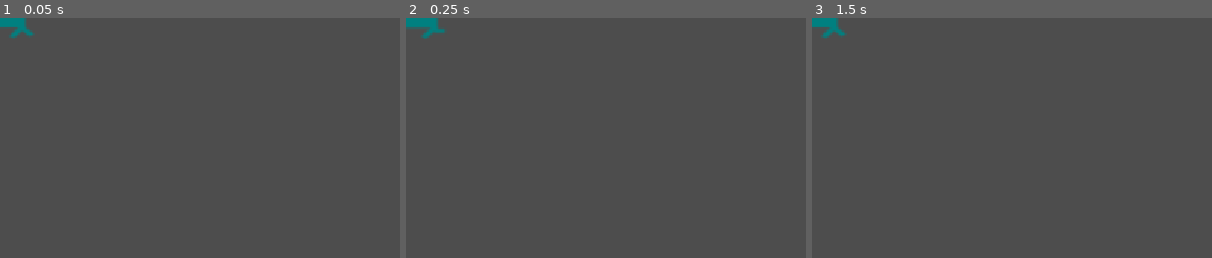
Above: before the commit, frames 1-3 (left to right).
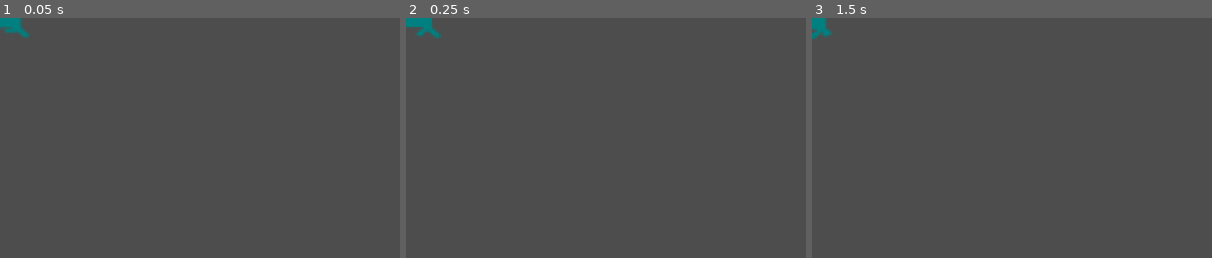
Above: after the commit, the same moments.

Repository: juxxon23/alien_arena_re
Game: Godot game, scene res://scenes/drone.tscn
The game is run twice, just before and just after one commit, with the same random seed, the same clock (stepped at 60 frames per second) and the same inputs. This scene is started directly instead of the project's main scene.
Inputs:
- Up to frame 1 (0.05 s): no input
- Up to frame 2 (0.25 s): no input
- Up to frame 3 (1.5 s): tap Enter (ui_accept) at 0.5, 0.77 s; hold Right (ui_right) 0.53-1.28 s; tap X (flush) at 0.6 s; tap Z (place) at 0.8, 1.35 s; hold Down (ui_down) from 1.28 s (still down)
The pictures show only the part of the screen within x 0-50%, y 0-50%; the shares and areas given below are measured in that part.

The runs differ from the first frame. In frame 1, 0.3% of the frame differs, in the area x 1-9%, y 0-9%; in frame 2, 0.3%; in frame 3, 0.3%, in the area x 0-9%, y 0-9%.

Commit message:
Zespar states: defending and attacking

Diff:
--- a/main.tscn
+++ b/main.tscn
@@ -12,8 +12,6 @@
 
 [node name="Arena" parent="." instance=ExtResource("1_0xm2m")]
 
-[node name="ConstructionManager" parent="." instance=ExtResource("6_7mycd")]
-
 [node name="TPS" parent="." instance=ExtResource("3_1bvp3")]
 visible = false
 position = Vector2(1132, 633)
@@ -25,6 +23,8 @@
 position = Vector2(68, 97)
 collision_layer = 8
 
+[node name="ConstructionManager" parent="." instance=ExtResource("6_7mycd")]
+
 [node name="Thor" parent="." instance=ExtResource("1_ig7tw")]
 position = Vector2(1050, 360)
 collision_mask = 475
--- a/scenes/drone.tscn
+++ b/scenes/drone.tscn
@@ -48,18 +48,17 @@
 size = Vector2(36.3333, 21.3333)
 
 [node name="Drone" type="CharacterBody2D"]
+scale = Vector2(3, 3)
 motion_mode = 1
 script = ExtResource("1_knnud")
 
 [node name="AnimatedSprite2D" type="AnimatedSprite2D" parent="."]
 position = Vector2(-2.75, 0)
-scale = Vector2(2.88776, 3)
 sprite_frames = SubResource("SpriteFrames_f6asb")
 animation = &"walking"
-frame = 2
-frame_progress = 0.655439
+frame_progress = 0.779961
+flip_h = true
 
 [node name="CollisionShape2D" type="CollisionShape2D" parent="."]
 position = Vector2(-3.5, 0)
-scale = Vector2(3, 3)
 shape = SubResource("RectangleShape2D_nxcwj")
--- a/scenes/zespar.tscn
+++ b/scenes/zespar.tscn
@@ -1,8 +1,12 @@
-[gd_scene load_steps=5 format=3 uid="uid://cw5agfesx2g5m"]
+[gd_scene load_steps=9 format=3 uid="uid://cw5agfesx2g5m"]
 
 [ext_resource type="Texture2D" uid="uid://cqcikt4yl1ck2" path="res://icon.svg" id="1_2o4s4"]
 [ext_resource type="Script" uid="uid://bua5pqpe8qt5" path="res://src/zespar.gd" id="1_gspy6"]
 [ext_resource type="Script" uid="uid://df5ebbsh4w7fk" path="res://src/state_machine/state_machine.gd" id="3_o1jaj"]
+[ext_resource type="Script" uid="uid://cn7n4y0sytolo" path="res://src/state_machine/zespar_states/zespar_defending.gd" id="4_v6fgj"]
+[ext_resource type="Script" uid="uid://olu66d5pvx4b" path="res://src/state_machine/zespar_states/zespar_attacking.gd" id="5_ua3sw"]
+[ext_resource type="Script" uid="uid://dfgo3vgvd6glb" path="res://src/state_machine/zespar_states/zespar_counterattacking.gd" id="6_gps8x"]
+[ext_resource type="Script" uid="uid://buskaxmce1yln" path="res://src/state_machine/zespar_states/zespar_destroying.gd" id="7_jrjgq"]
 
 [sub_resource type="RectangleShape2D" id="RectangleShape2D_gspy6"]
 size = Vector2(119, 119)
@@ -17,5 +21,18 @@
 [node name="CollisionShape2D" type="CollisionShape2D" parent="."]
 shape = SubResource("RectangleShape2D_gspy6")
 
-[node name="StateMachine" type="Node" parent="."]
+[node name="StateMachine" type="Node" parent="." node_paths=PackedStringArray("default_state")]
 script = ExtResource("3_o1jaj")
+default_state = NodePath("ZesparDefending")
+
+[node name="ZesparDefending" type="Node" parent="StateMachine"]
+script = ExtResource("4_v6fgj")
+
+[node name="ZesparAttacking" type="Node" parent="StateMachine"]
+script = ExtResource("5_ua3sw")
+
+[node name="ZesparCounterattacking" type="Node" parent="StateMachine"]
+script = ExtResource("6_gps8x")
+
+[node name="ZesparDestroying" type="Node" parent="StateMachine"]
+script = ExtResource("7_jrjgq")
--- a/src/construction_manager.gd
+++ b/src/construction_manager.gd
@@ -5,7 +5,7 @@
 
 var piece_colors := ["#6699ff","#ff6699", "#99ff66", "#3333ff", "#ff3333"]
 var current_color := ["",""] # [left_q, right_q]
-var can_place : bool = false
+var can_place := [false, false] # [Zespar, Thor]
 
 @onready var piece_scn = preload("res://scenes/piece.tscn")
 @onready var mine_scn = preload("res://scenes/mine.tscn")
@@ -48,7 +48,7 @@
 		current_color[1] = ""
 		get_tree().call_group("right", "disable_collision", dis_coll)
 
-	can_place = false
+	set_can_place(body_name, false)
 
 
 func build(body_name: String, pieces_count: int) -> void:
@@ -61,15 +61,18 @@
 	get_tree().current_scene.get_node(body_name).call_deferred("add_child",
 			 object)
 	flush_pieces(body_name, true)
-	can_place = true
+	set_can_place(body_name, true)
 
 
 func place_object(body_name: String) -> void:
 	var player = get_tree().current_scene.get_node(body_name)
-	if not can_place:
+	if not get_can_place(body_name):
 		return
 
-	var obj = player.get_child(-1)
+	var obj := player.get_child(-1)
+	if not obj:
+		return
+
 	obj.reparent(self)
 	flush_pieces(body_name)
 
@@ -81,7 +84,8 @@
 
 	var opponent = get_tree().current_scene.get_node(config.opponent_name)
 	var color = current_color[config.index]
-	var obj = create_object_from_color(color, opponent)
+	var dir = config.flip
+	var obj = create_object_from_color(color, opponent, dir)
 	if not obj:
 		return
 
@@ -103,6 +107,7 @@
 				opponent_name = "Thor",
 				coll_layer = [7],
 				coll_mask = [1, 3, 6, 8],
+				flip = true
 			}
 		"Thor":
 			return {
@@ -110,16 +115,20 @@
 				opponent_name = "Zespar",
 				coll_layer = [6],
 				coll_mask = [2, 4, 7, 8],
+				flip = false
 			}
 		_:
 			return {}
 
 
-func create_object_from_color(color: String, opponent: Node) -> Variant:
+func create_object_from_color(color: String, opponent: Node, dir: int) -> Variant:
 	match color:
 		"#ff3333": return mine_scn.instantiate()
 		"#3333ff": return trap_scn.instantiate()
-		"#6699ff": return drone_scn.instantiate()
+		"#6699ff":
+			var obj = drone_scn.instantiate()
+			obj.set_direction(dir)
+			return obj
 		"#99ff66":
 			var obj = qtpi_scn.instantiate()
 			obj.set_player_opponent(opponent)
@@ -131,6 +140,20 @@
 		_: return
 
 
+func set_can_place(body_name: String, opt: bool) -> void:
+	match body_name:
+		"Zespar": can_place[0] = opt
+		"Thor" : can_place[1] = opt
+		_: return
+
+
+func get_can_place(body_name: String) -> bool:
+	match body_name:
+		"Zespar": return can_place[0]
+		"Thor" : return can_place[1]
+		_: return false
+
+
 func group_collision(group: String, quadrant: int) -> void:
 	get_tree().call_group(group, "disable_collision_by_color",
 			current_color[quadrant])
--- a/src/drone.gd
+++ b/src/drone.gd
@@ -14,7 +14,10 @@
 func _physics_process(_delta: float) -> void:
 	if position != Vector2.ZERO:
 		velocity = Vector2.ZERO
-		velocity.x -= speed
+		if $AnimatedSprite2D.flip_h:
+			velocity.x += speed
+		else:
+			velocity.x -= speed
 
 	move_and_slide()
 
@@ -41,3 +44,7 @@
 
 func set_player_owner(body_name: String) -> void:
 	player_owner = body_name
+
+
+func set_direction(dir: bool) -> void:
+	$AnimatedSprite2D.flip_h = dir
--- a/src/state_machine/state_machine.gd
+++ b/src/state_machine/state_machine.gd
@@ -17,7 +17,7 @@
 	_state_start()
 
 
-func change_to(new_state:String) -> void:
+func change_to(new_state: String) -> void:
 	if current_state and current_state.has_method("end"):
 		current_state.end()
 
@@ -26,33 +26,34 @@
 
 
 func _state_start() -> void:
+	prints("StateMachine", controlled_node.name, "start state", current_state.name)
 	current_state.controlled_node = controlled_node
 	current_state.state_machine = self
 	current_state.start()
 
 
 #region built-in methods
-func _process(delta:float) -> void:
+func _process(delta: float) -> void:
 	if current_state and current_state.has_method("on_process"):
 		current_state.on_process(delta)
 
 
-func _physics_process(delta:float) -> void:
+func _physics_process(delta: float) -> void:
 	if current_state and current_state.has_method("on_physics_process"):
 		current_state.on_physics_process(delta)
 
 
-func _input(event:InputEvent) -> void:
+func _input(event: InputEvent) -> void:
 	if current_state and current_state.has_method("on_input"):
 		current_state.on_input(event)
 
 
-func _unhandled_input(event:InputEvent) -> void:
+func _unhandled_input(event: InputEvent) -> void:
 	if current_state and current_state.has_method("on_unhandled_input"):
 		current_state.on_unhandled_input(event)
 
 
-func _unhandled_key_input(event:InputEvent) -> void:
+func _unhandled_key_input(event: InputEvent) -> void:
 	if current_state and current_state.has_method("on_unhandled_key_input"):
 		current_state.on_unhandled_key_input(event)
 #endregion
--- /dev/null
+++ b/src/state_machine/zespar_states/zespar_attacking.gd
@@ -0,0 +1,24 @@
+class_name ZesparAttacking
+extends StateBase
+
+var current_color := ["#6699ff", "#99ff66", "#ff6699"]
+var builded_obj : bool = false
+var placed_obj : bool = false
+
+
+func start():
+	get_tree().call_group("builders", "current_qcolor",
+			controlled_node.quadrant, current_color.pick_random())
+	get_tree().call_group("builders", "build", controlled_node.name, 4)
+	builded_obj = true
+
+
+
+func on_physics_process(delta: float) -> void:
+	if builded_obj:
+		get_tree().call_group("builders", "place_object", controlled_node.name)
+		placed_obj = true
+
+	if placed_obj:
+		return
+		#state_machine.change_to("ZesparDefending")
--- /dev/null
+++ b/src/state_machine/zespar_states/zespar_counterattacking.gd
@@ -0,0 +1 @@
+extends Node
--- /dev/null
+++ b/src/state_machine/zespar_states/zespar_defending.gd
@@ -0,0 +1,38 @@
+class_name ZesparDefending
+extends StateBase
+
+var zps : Node
+var zps_pos : Vector2
+var current_color : String = "#ff3333"
+var minimum_dis := Vector2(5.0, 5.0)
+var builded_obj : bool = false
+var placed_obj : bool = false
+
+
+func start():
+	zps = get_tree().current_scene.get_child(2) # ZPS index in Main scene
+	zps_pos = zps.position
+	get_tree().call_group("builders", "current_qcolor",
+			controlled_node.quadrant, current_color)
+
+
+func on_physics_process(delta: float) -> void:
+	if not zps.is_visible_in_tree():
+		return
+
+	if not builded_obj:
+		get_tree().call_group("builders", "build", controlled_node.name, 3)
+		builded_obj = true
+
+	if abs(round(controlled_node.position - zps_pos)) < minimum_dis:
+		controlled_node.velocity = Vector2.ZERO
+		if not placed_obj:
+			get_tree().call_group("builders", "place_object", controlled_node.name)
+			placed_obj = true
+			return
+
+		state_machine.change_to("ZesparAttacking")
+
+	controlled_node.direction = controlled_node.position.direction_to(zps_pos)
+	controlled_node.velocity = controlled_node.direction * controlled_node.speed
+	controlled_node.move_and_slide()
--- /dev/null
+++ b/src/state_machine/zespar_states/zespar_destroying.gd
@@ -0,0 +1 @@
+extends Node
--- a/src/thor.gd
+++ b/src/thor.gd
@@ -6,8 +6,8 @@
 @export var speed = 400 # (pixels/sec)
 
 var current_color : String
-var pieces_count := 0
-var quadrant = "r"
+var pieces_count : int = 0
+var quadrant : String = "r"
 var must_build : bool
 var can_move : bool = true
 
--- a/src/zespar.gd
+++ b/src/zespar.gd
@@ -1,2 +1,6 @@
 extends CharacterBody2D
 ## This class defines the behavior of the opponent/player named "Zespar".
+
+var speed : int = 400
+var direction : Vector2
+var quadrant : String = "l"
Not shown, added: src/state_machine/zespar_states/zespar_attacking.gd.uid
Not shown, added: src/state_machine/zespar_states/zespar_counterattacking.gd.uid
Not shown, added: src/state_machine/zespar_states/zespar_defending.gd.uid
Not shown, added: src/state_machine/zespar_states/zespar_destroying.gd.uid
